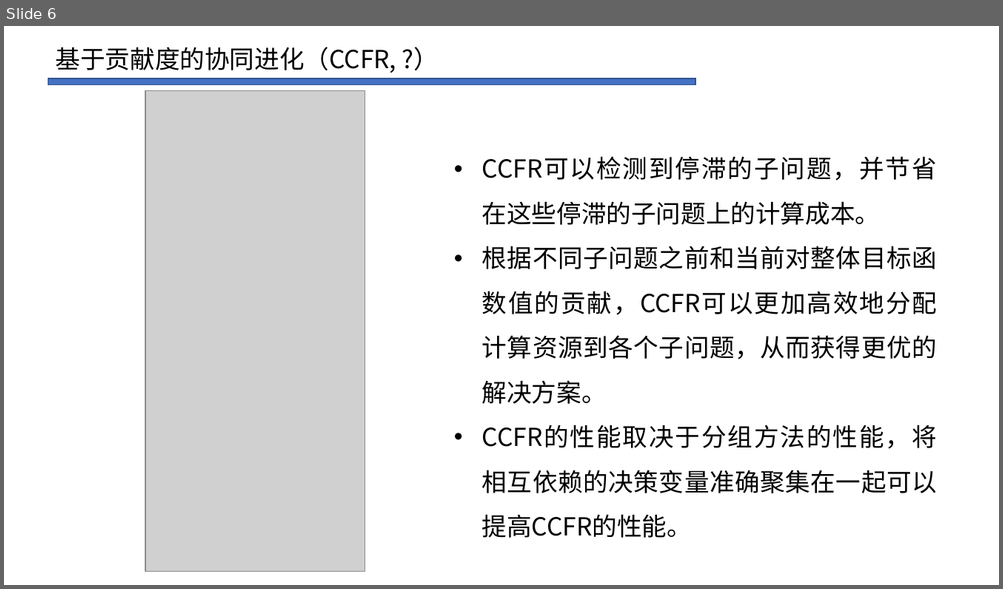
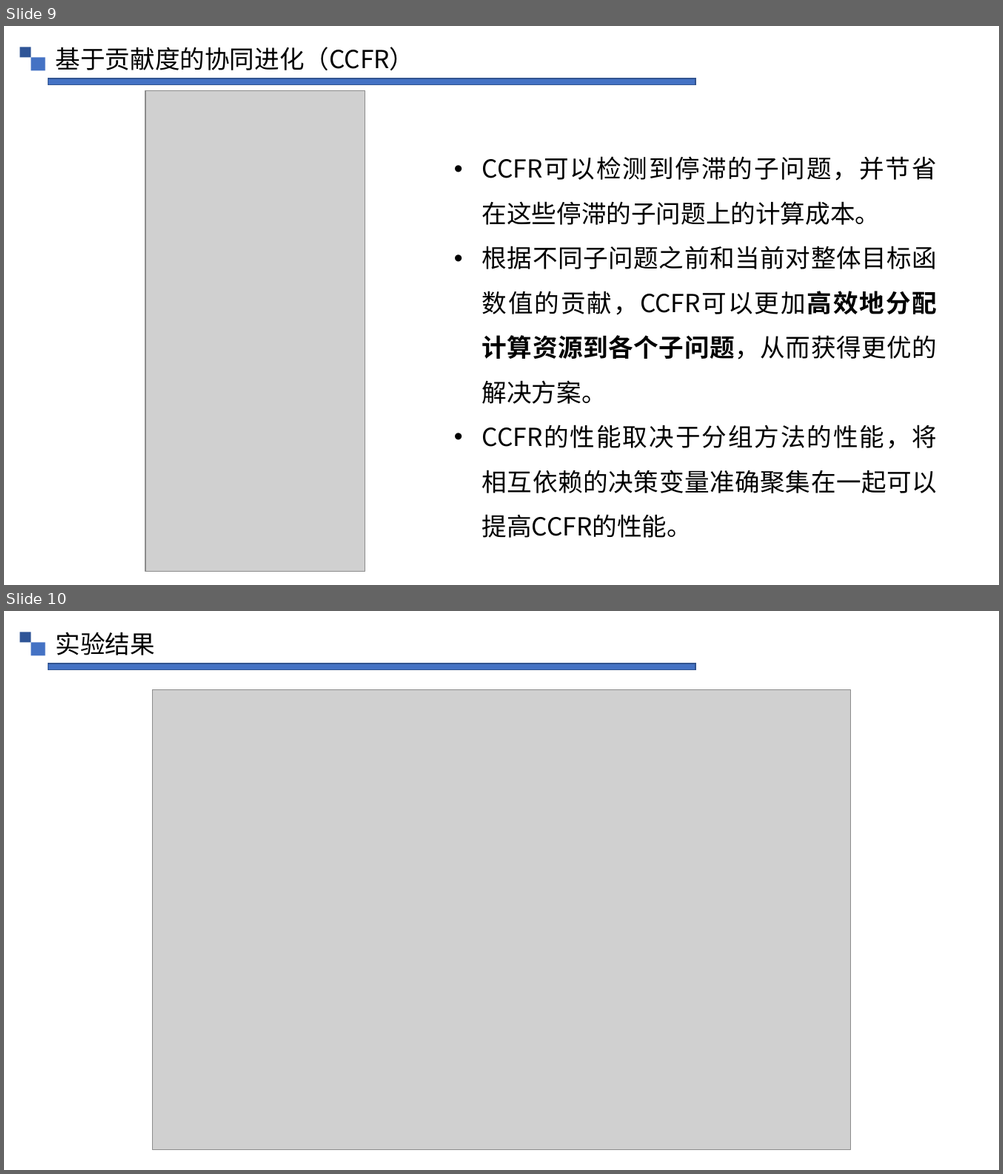
Before and after one commit to ezrealcong/AI_experiment, a slide deck: 演示PPT.pptx. Shown one above the other, each under a label of ours: slide 6 before the commit, slides 9 and 10 after it. The pictures are 1003x589 and 1003x1174 pixels, drawn with LibreOffice and Linux fonts; fonts in the diff are those of the drawing; grey boxes stand for pictures; background and template pictures are left out. Boxes give left, top, right and bottom in pixels: in the first picture for what was removed or moved away, otherwise in the second. Text is boxed around its words. In the diff, an @@ line names an element or a change of style, - is before the commit and + after.

```diff
--- a/演示PPT.pptx
+++ b/演示PPT.pptx
@@ slide 10 added at box(4, 611, 999, 1170), background #FFFFFF @@
@@ rectangle added at box(20, 632, 31, 642), fill #2F5597 @@
@@ text added at box(56, 632, 155, 655), 24 pt, text #000000 @@
+实验结果
@@ rectangle added at box(31, 642, 45, 655), fill #4472C4 @@
@@ rectangle added at box(48, 664, 695, 670), fill #4472C4, outline #325491 1 pt @@
@@ picture added at box(153, 690, 851, 1150) @@
@@ what was slide 6 is now slide 9 @@
@@ slide 9 changed as well @@
@@ rectangle added at box(20, 47, 31, 57), fill #2F5597 @@
@@ text at box(56, 47, 415, 70): text changed @@
-基于贡献度的协同进化（CCFR, ?）
+基于贡献度的协同进化（CCFR）
@@ rectangle added at box(31, 57, 45, 70), fill #4472C4 @@
@@ text at box(482, 246, 937, 404): bold on in "根据不同子问题之前和当前对整体目标函数值的贡献，CCFR可以更加高效地分配计算资源到各个子问题，从而获得更优的解决方案。" @@
```
Also in this commit, not shown: 4 other slides changed, 5 other slides added, 2 slides removed.
